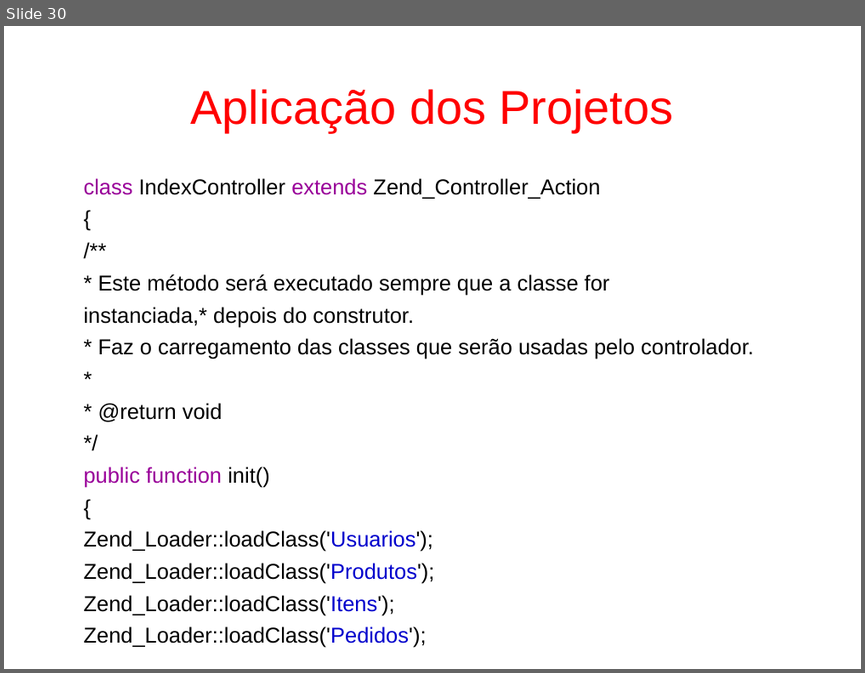
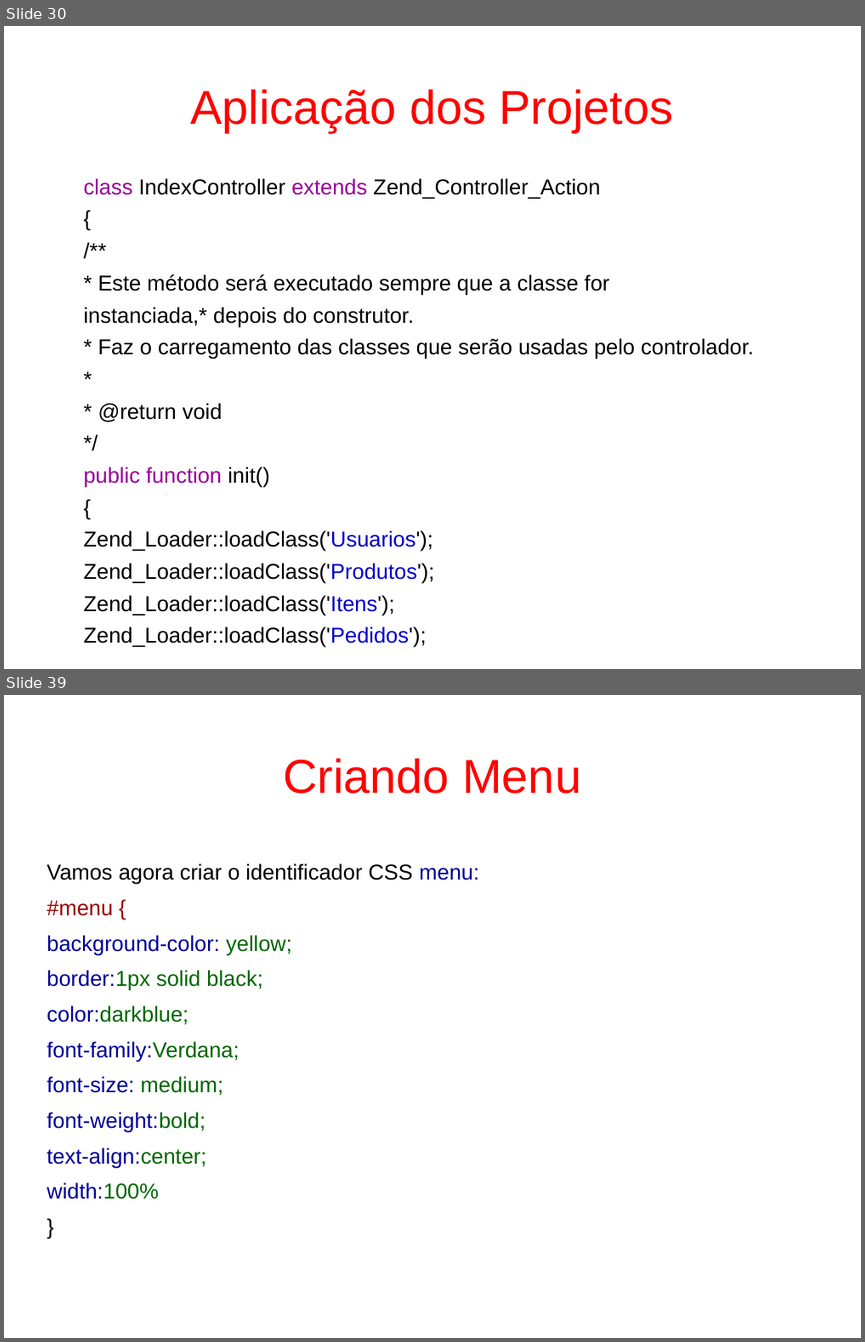
Before and after one commit to fgsl/lojasacme, a slide deck: docs/tutorial.odp. Shown one above the other, each under a label of ours: slide 30 before the commit, slides 30 and 39 after it; the slides between them are not shown. The pictures are 865x673 and 865x1342 pixels, drawn with LibreOffice and Linux fonts; fonts in the diff are those of the drawing. Boxes give left, top, right and bottom in pixels: in the first picture for what was removed or moved away, otherwise in the second. Text is boxed around its words. In the diff, an @@ line names an element or a change of style, - is before the commit and + after.

```diff
--- a/docs/tutorial.odp
+++ b/docs/tutorial.odp
@@ slide 39 added at [4, 695, 861, 1338], background #FFFFFF @@
@@ title added at [283, 758, 581, 794], 44 pt, text #FF0000 @@
+Criando Menu
@@ text added at [46, 863, 479, 1199], 20 pt, text #000099 @@
+Vamos agora criar o identificador CSS menu:
+#menu {
+background-color: yellow;
+border:1px solid black;
+color:darkblue;
+font-family:Verdana;
+font-size: medium;
+font-weight:bold;
+text-align:center;
+width:100%
+}
```
Also in this commit, not shown: 26 slides changed, 30 other slides added, 1 slide removed, 1 other file.
